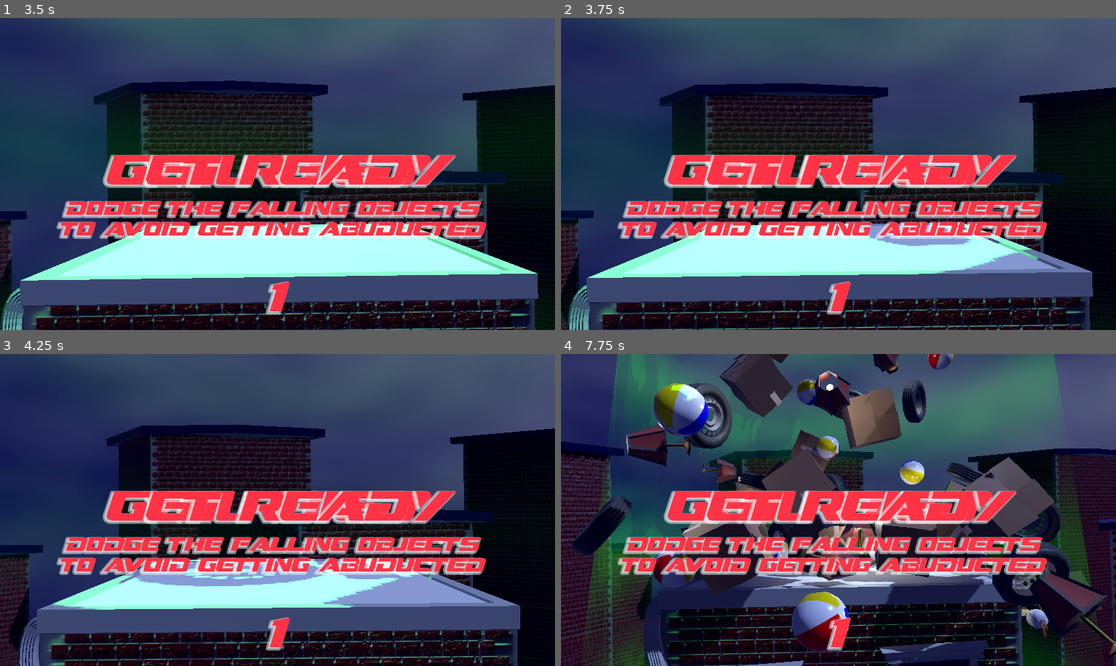
Above: before the commit, frames 1-4 (two rows, left to right).
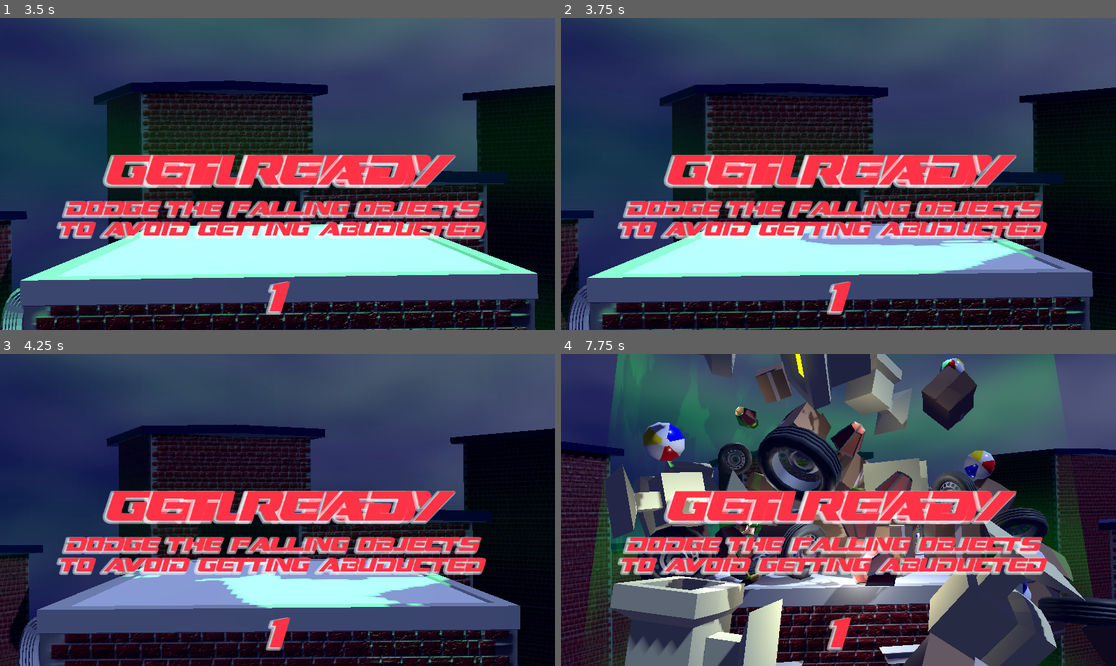
Above: after the commit, the same moments.

Repository: devlup-fsu/skyfall
Game: Godot game, scene res://main.tscn
The game is run twice, just before and just after one commit, with the same random seed, the same clock (stepped at 60 frames per second) and the same inputs.
Inputs:
- Up to frame 1 (3.5 s): tap Enter (ui_accept) at 0.5, 0.77, 1.52, 3.02 s; hold Right (ui_right) 0.53-1.28 s; hold Down (ui_down) 1.28-2.03 s; hold Right (ui_right) 2.03-2.78 s; hold Up (ui_up) from 2.78 s (still down)
- Up to frame 2 (3.75 s): release Up (ui_up) at 3.53 s; hold Left (ui_left) from 3.53 s (still down)
- Up to frame 3 (4.25 s): keep holding Left (ui_left); tap Enter (ui_accept) at 3.77 s
- Up to frame 4 (7.75 s): tap Enter (ui_accept) at 4.52, 6.02, 6.77, 7.52 s; release Left (ui_left) at 5.03 s; hold Down (ui_down) 5.03-5.78 s; hold Right (ui_right) 5.78-6.53 s; hold Up (ui_up) 6.53-7.28 s; hold Right (ui_right) from 7.28 s (still down)

Frame 1 is identical in both runs. In frame 2, 1.1% of the frame differs, in the area x 1-94%, y 65-100%; in frame 3, 5.0%; in frame 4, 47%, in the area x 1-100%, y 0-100%.

Commit message:
adds monitor to obj list

Diff:
--- a/object.gd
+++ b/object.gd
@@ -4,7 +4,7 @@
 
 @onready var s_impact = preload("res://assets/sound/525101__jomse__plasticimpactb3.wav")
 
-var objects = ['beachball', 'box', 'lamp', 'wheel']
+var objects = ['beachball', 'box', 'lamp', 'wheel', 'monitor']
 var res_format_string = "res://assets/objects/%s.tscn"
 var object: RigidBody3D
 var kill = true
